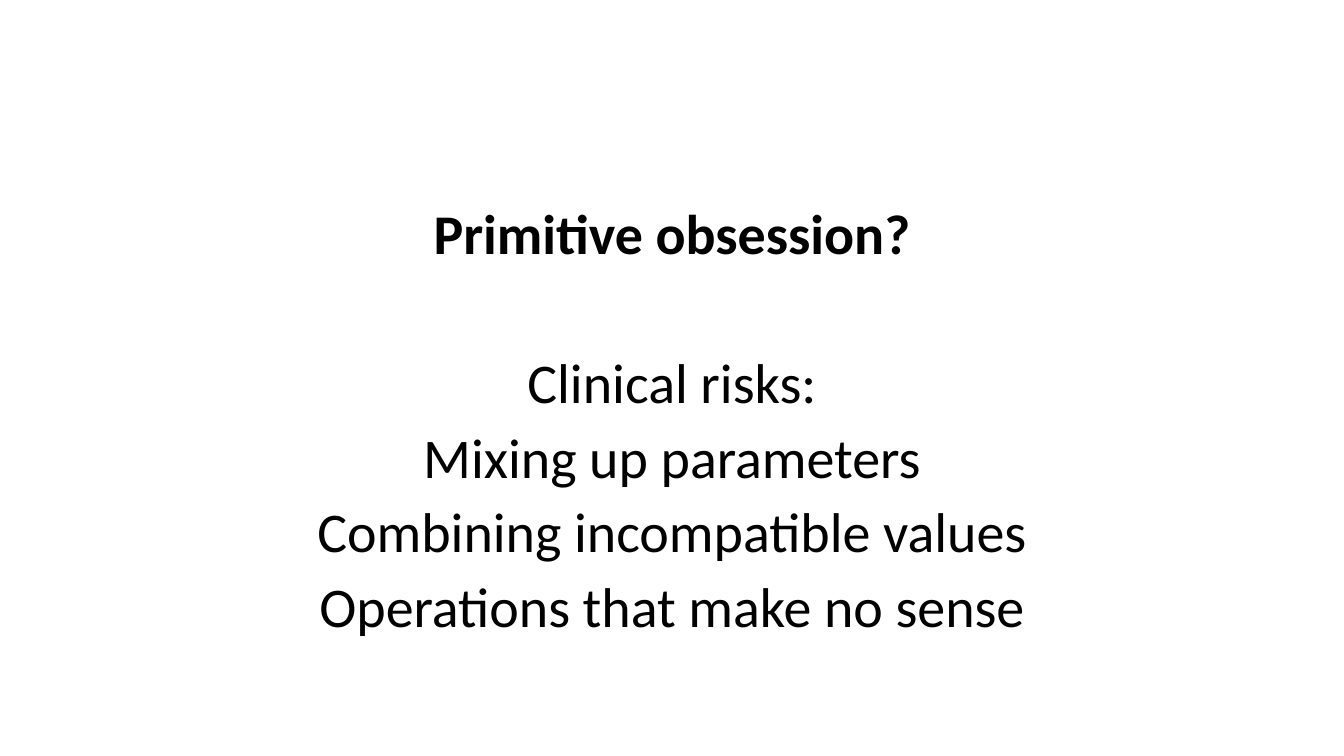
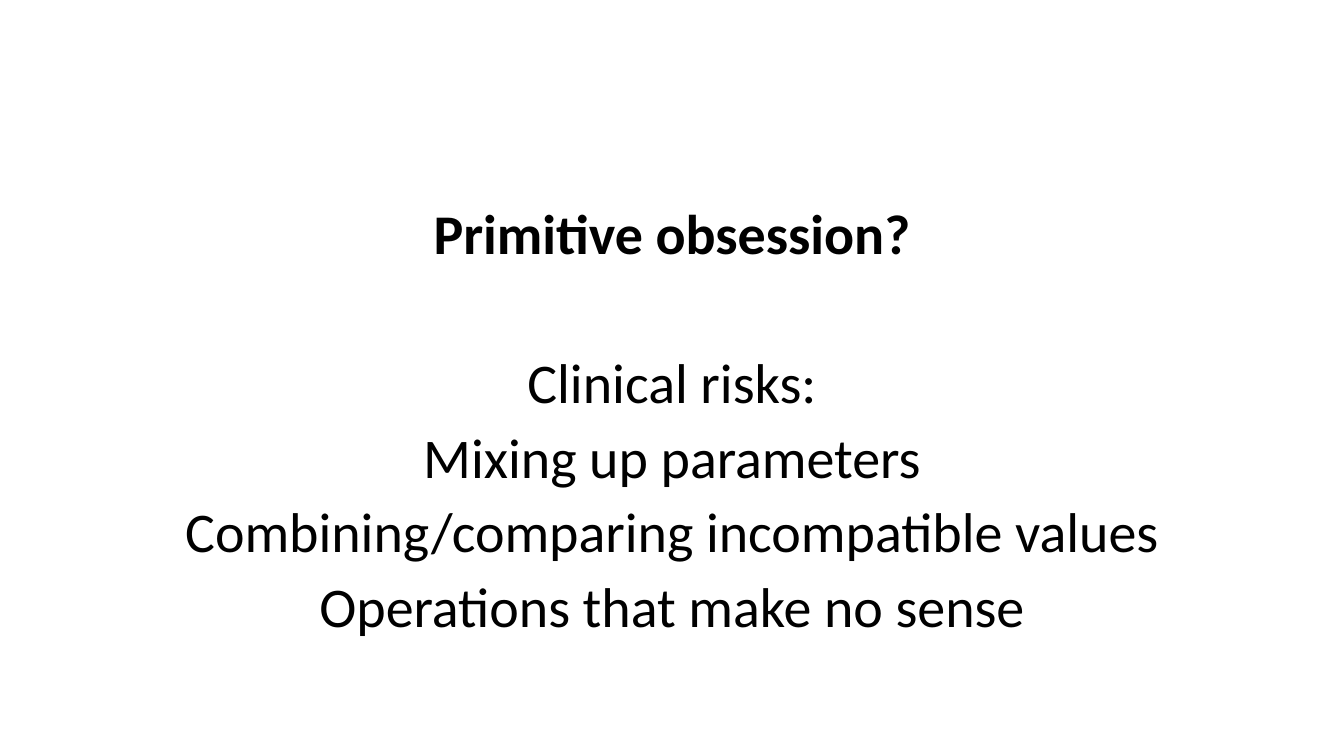
Before and after one commit to itowlson/primitive-obsession, a slide deck: slide 5 of Primitive obsession.pptx. Drawn at 1344x756 pixels with LibreOffice and Linux fonts; fonts in the diff are those of the drawing. Boxes give left, top, right and bottom in pixels: in the first picture for what was removed or moved away, otherwise in the second. Text is boxed around its words. In the diff, an @@ line names an element or a change of style, - is before the commit and + after.

Commit message:
Wording tweak

```diff
--- a/Primitive obsession.pptx
+++ b/Primitive obsession.pptx
@@ text at [185, 513, 1158, 562]: text changed @@
-Combining incompatible values
+Combining/comparing incompatible values
```
